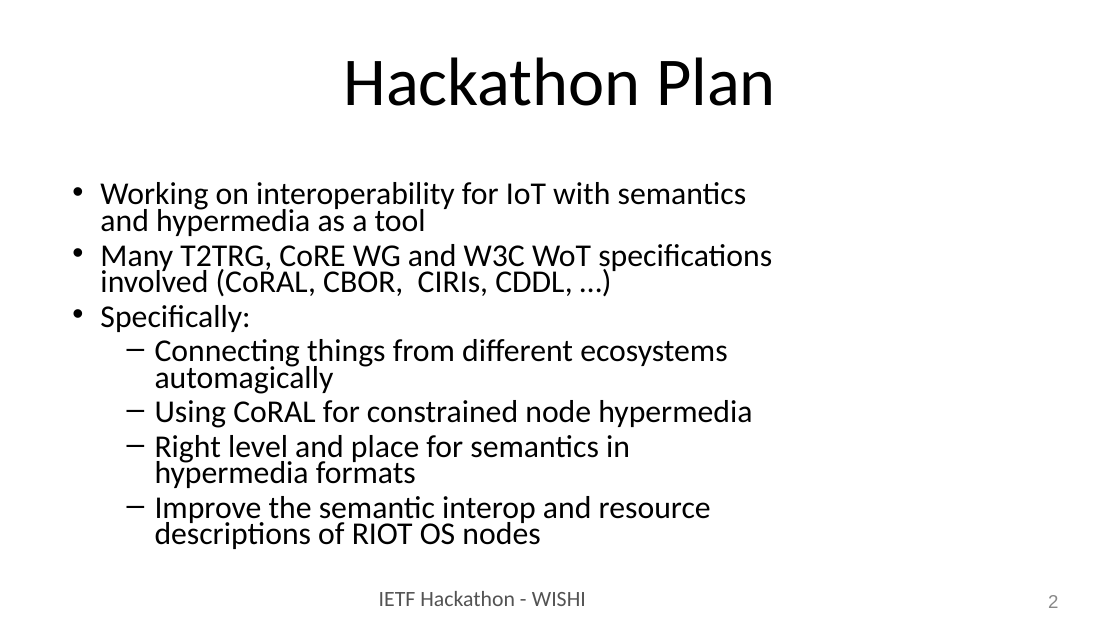
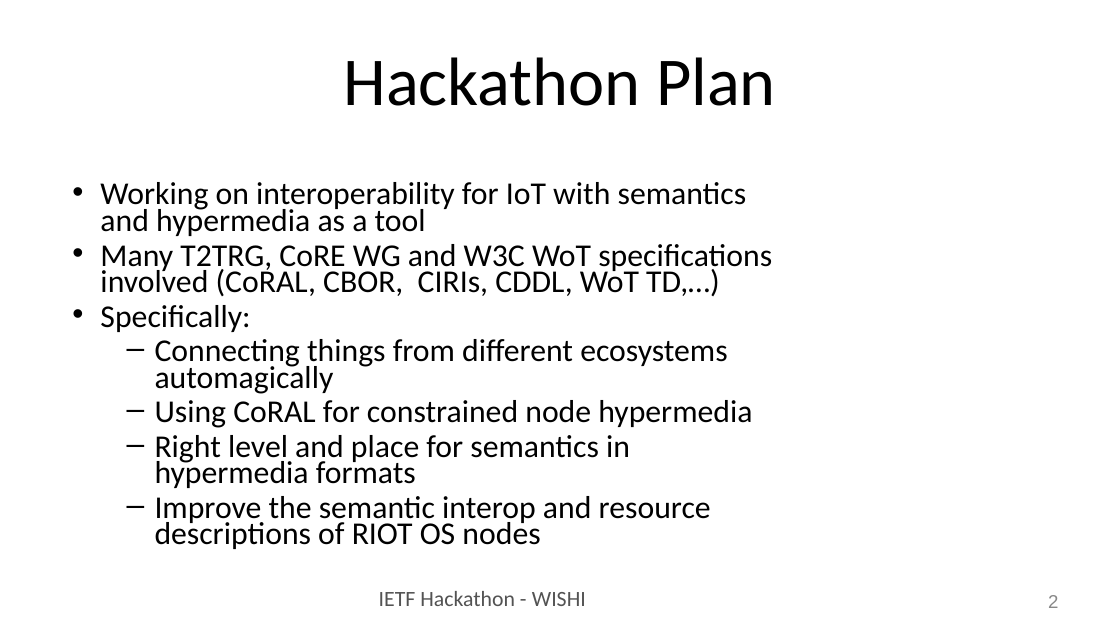
Before and after one commit to IETF-Hackathon/ietf104-project-presentations, a slide deck: slide 2 of wishi-hackathon-ietf104.pptx. Drawn at 1120x630 pixels with LibreOffice and Linux fonts; fonts in the diff are those of the drawing. Boxes give left, top, right and bottom in pixels: in the first picture for what was removed or moved away, otherwise in the second. Text is boxed around its words. In the diff, an @@ line names an element or a change of style, - is before the commit and + after.

```diff
--- a/wishi-hackathon-ietf104.pptx
+++ b/wishi-hackathon-ietf104.pptx
@@ text at box(100, 244, 772, 296): text changed @@
-• Many T2TRG, CoRE WG and W3C WoT specifications involved (CoRAL, CBOR, CIRIs, CDDL, …)
+• Many T2TRG, CoRE WG and W3C WoT specifications involved (CoRAL, CBOR, CIRIs, CDDL, WoT TD,…)
```
Also in this commit, not shown: 2 other slides changed.
